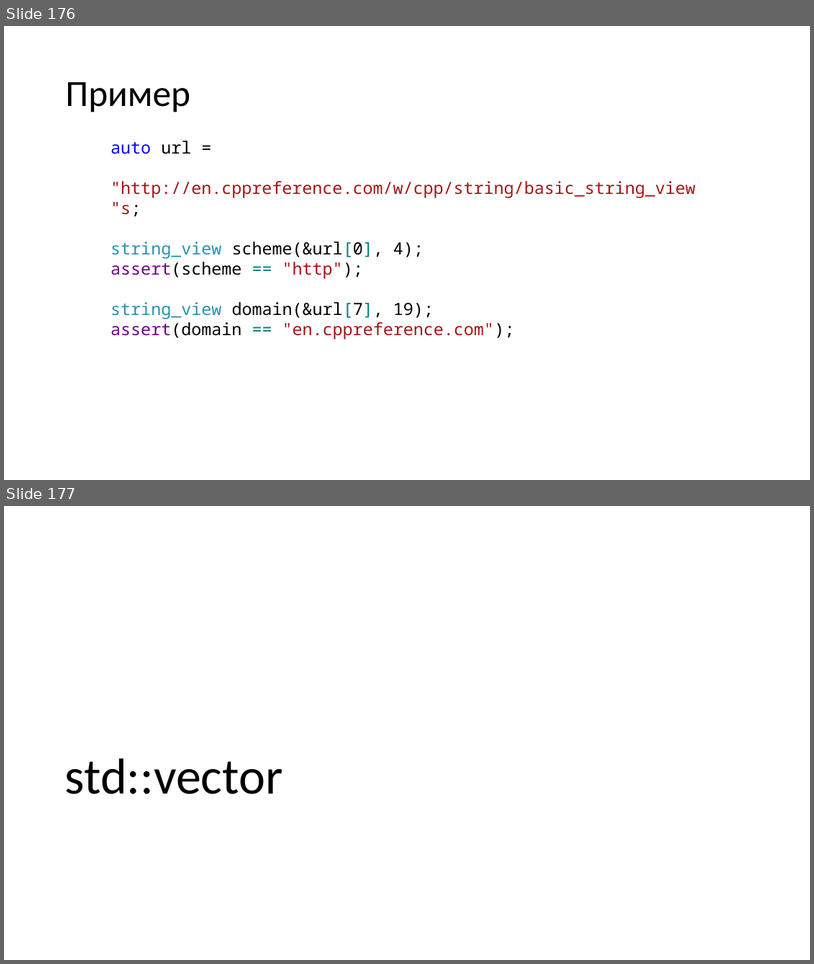
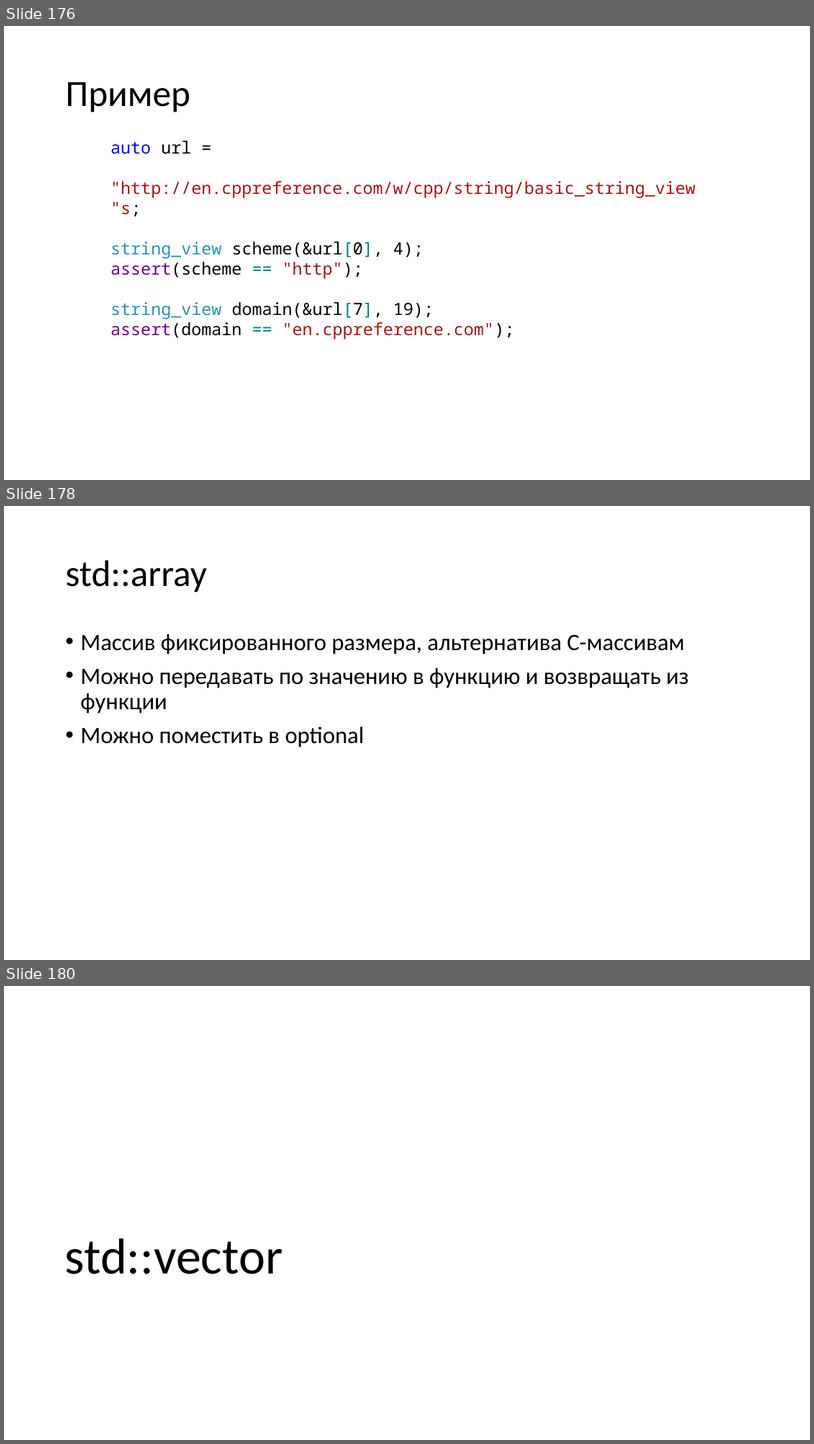
Before and after one commit to alexey-malov/oop, a slide deck: lectures/01/Синтаксис C++.pptx. Shown one above the other, each under a label of ours: slides 176 and 177 before the commit, slides 176, 178 and 180 after it; the slides between them are not shown. The pictures are 814x964 and 814x1444 pixels, drawn with LibreOffice and Linux fonts; fonts in the diff are those of the drawing. Boxes give left, top, right and bottom in pixels: in the first picture for what was removed or moved away, otherwise in the second. Text is boxed around its words. In the diff, an @@ line names an element or a change of style, - is before the commit and + after.

```diff
--- a/lectures/01/Синтаксис C++.pptx
+++ b/lectures/01/Синтаксис C++.pptx
@@ slide 178 added at [4, 506, 810, 960], background #FFFFFF @@
@@ title added at [65, 560, 207, 592], 44 pt, text #000000 @@
+std::array
@@ text added at [80, 634, 689, 747], 28 pt, text #000000 @@
+• Массив фиксированного размера, альтернатива C-массивам
+• Можно передавать по значению в функцию и возвращать из функции
+• Можно поместить в optional
@@ what was slide 177 is now slide 180 @@
```
Also in this commit, not shown: 2 other slides added, 8 other files.
